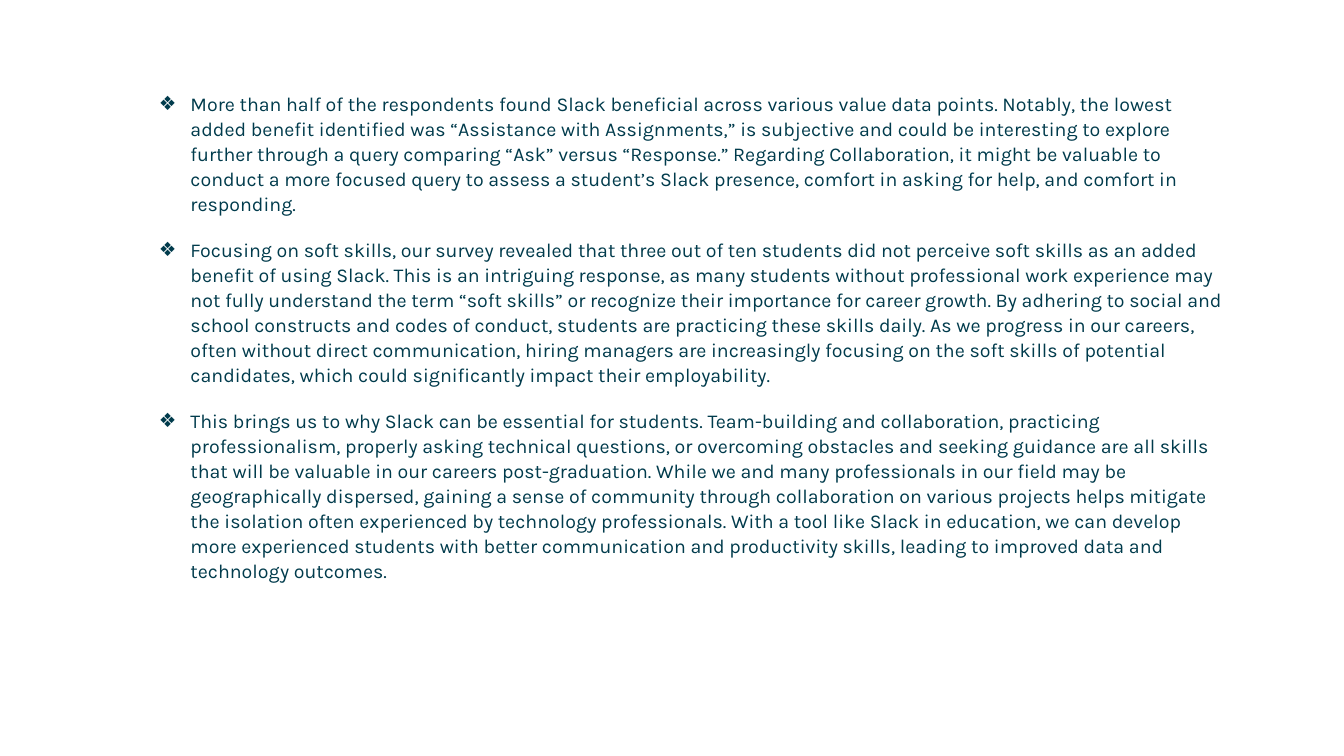
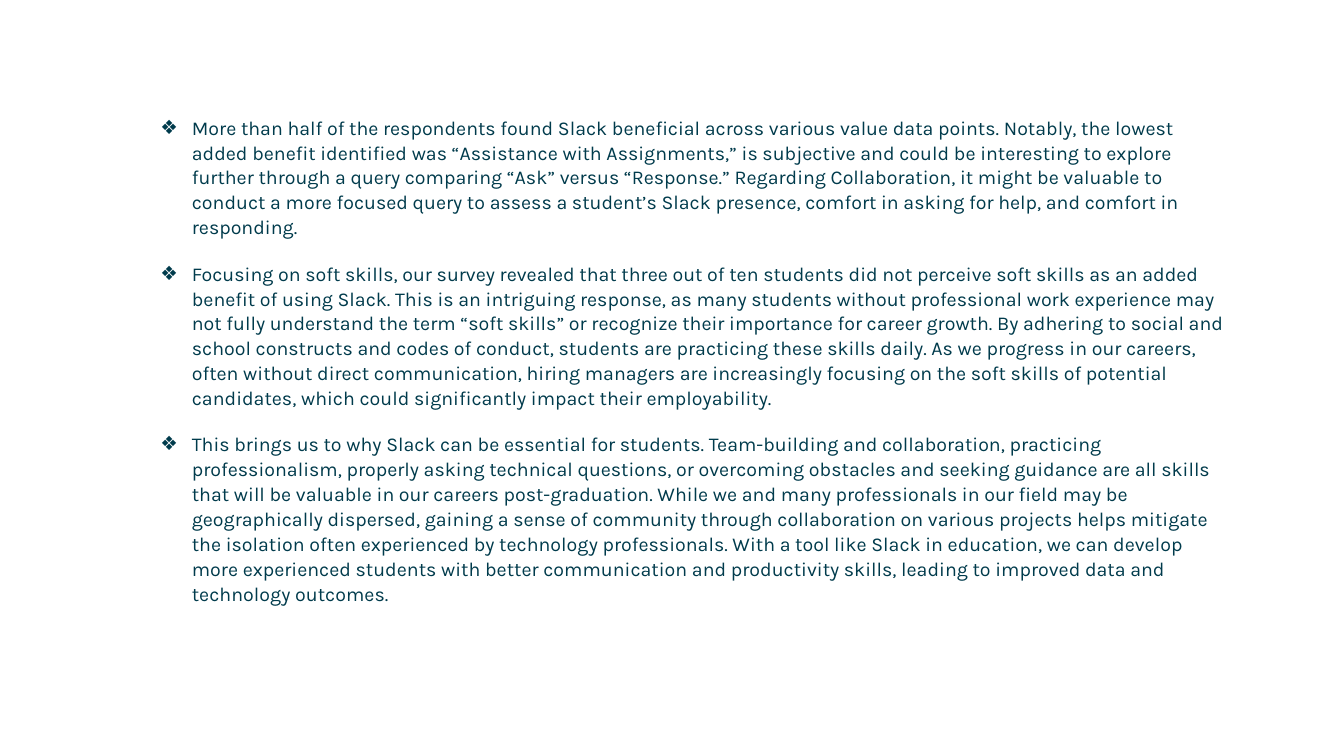
Before and after one commit to FSCJ-FacultyDev/HITEC2024, a slide deck: slide 13 of LeveragingSlackForStudentCollaboration.pptx. Drawn at 1344x756 pixels with LibreOffice and Linux fonts; fonts in the diff are those of the drawing; background and template pictures are left out. Boxes give left, top, right and bottom in pixels: in the first picture for what was removed or moved away, otherwise in the second. Text is boxed around its words. In the diff, an @@ line names an element or a change of style, - is before the commit and + after.

```diff
--- a/LeveragingSlackForStudentCollaboration.pptx
+++ b/LeveragingSlackForStudentCollaboration.pptx
@@ text "More than half of the ..." moved from (x1=190, y1=97, x2=1221, y2=558) to (x1=192, y1=121, x2=1223, y2=581) @@
```
Also in this commit, not shown: 2 other slides changed, 7 slides added, 1 slide removed.
